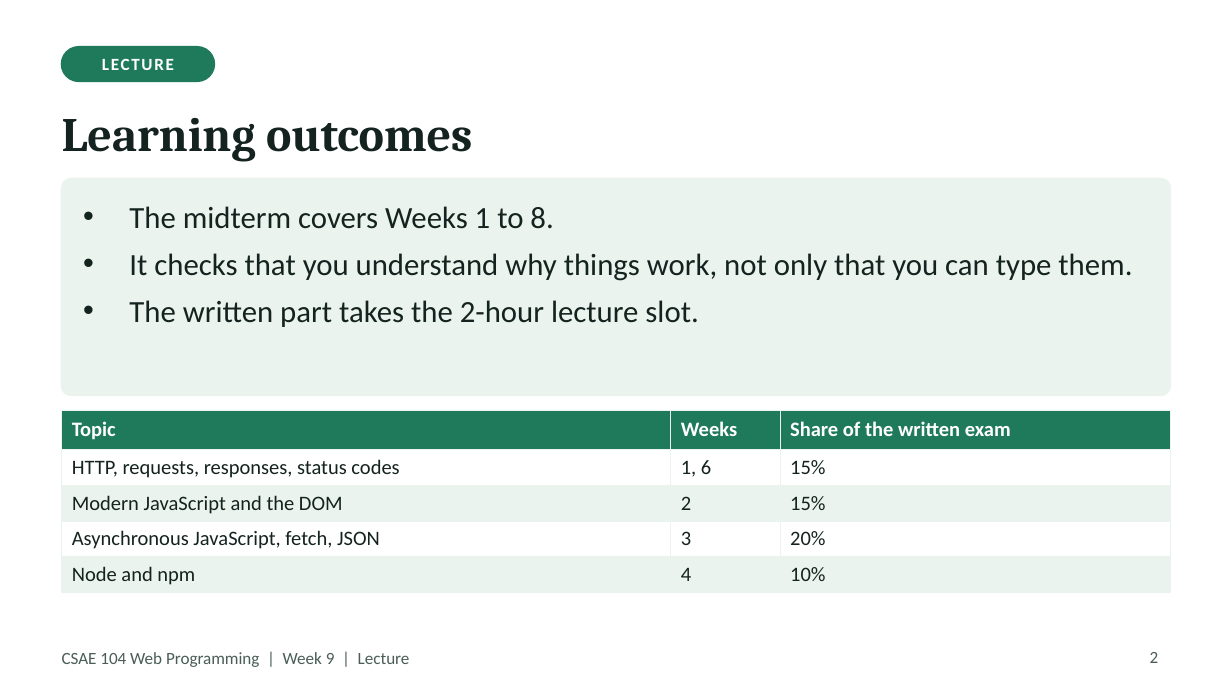
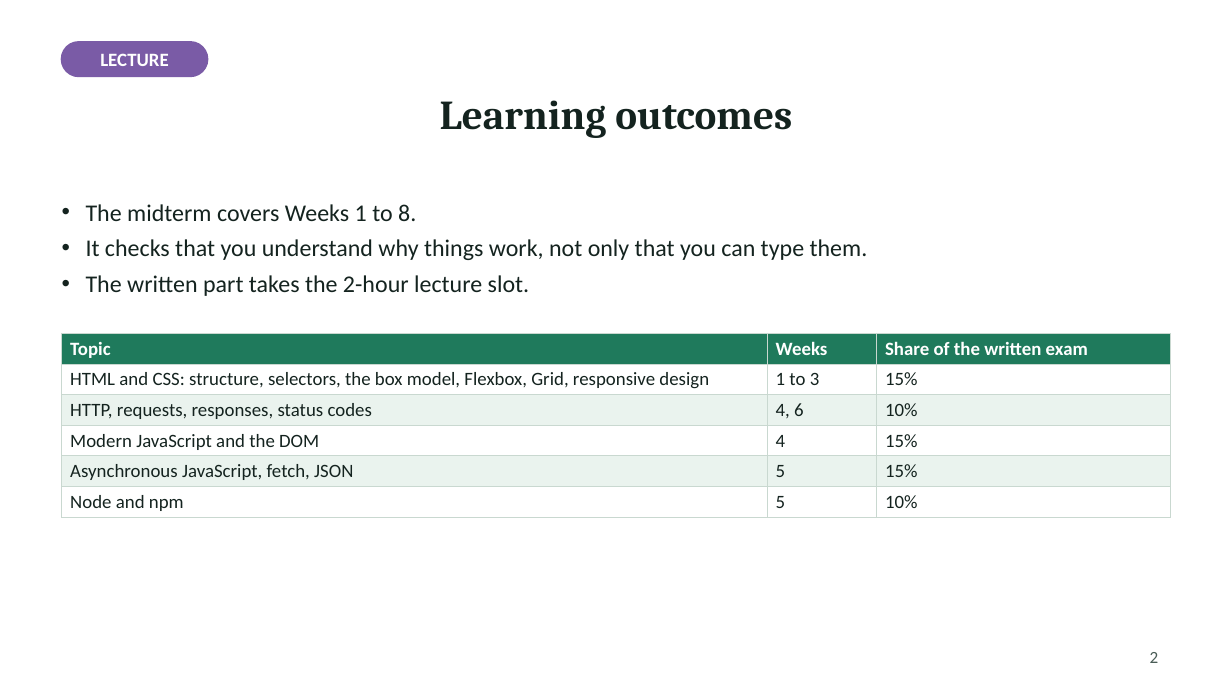
Before and after one commit to Haydzz9/sae104-site, a slide deck: slide 2 of downloads/lecture/Week_09_Lecture_Midterm.pptx. Drawn at 1232x693 pixels with LibreOffice and Linux fonts; fonts in the diff are those of the drawing. Boxes give left, top, right and bottom in pixels: in the first picture for what was removed or moved away, otherwise in the second. Text is boxed around its words. In the diff, an @@ line names an element or a change of style, - is before the commit and + after.

```diff
--- a/downloads/lecture/Week_09_Lecture_Midterm.pptx
+++ b/downloads/lecture/Week_09_Lecture_Midterm.pptx
@@ text "LECTURE" at (100,53,168,66): size 10 to 11 pt, letter spacing 1 to 0 pt @@
@@ rounded rectangle: place and size @@
-rounded rectangle at (62,47,214,81)
+rounded rectangle at (62,42,208,76)
@@ rounded rectangle at (62,42,208,76): fill #1F7A5C to #7A5BA6; outline #1F7A5C 1 pt to #7A5BA6 1 pt @@
@@ title "Learning outcomes" at (440,100,792,138): size 28 to 24 pt; alignment left to centre; vertical alignment middle to top @@
@@ rounded rectangle removed at (62,179,1170,395) @@
@@ text "The midterm covers Weeks 1 ...": place and size @@
-text "The midterm covers Weeks 1 ..." at (129,206,1132,327)
+text "The midterm covers Weeks 1 ..." at (86,204,868,296)
@@ text "The midterm covers Weeks 1 ..." at (86,204,868,296): size 18 to 14 pt; indent changed; less space between paragraphs @@
@@ table at (62,334,1172,515) @@
-row 2: HTTP, requests, responses, status codes | 1, 6 | 15%
-row 3: Modern JavaScript and the DOM | 2 | 15%
-row 4: Asynchronous JavaScript, fetch, JSON | 3 | 20%
-row 5: Node and npm | 4 | 10%
+row 2: HTML and CSS: structure, selectors, the box model, Flexbox, Grid, responsive design | 1 to 3 | 15%
+row 3: HTTP, requests, responses, status codes | 4, 6 | 10%
+row 4: Modern JavaScript and the DOM | 4 | 15%
+row 5: Asynchronous JavaScript, fetch, JSON | 5 | 15%
+row 6: Node and npm | 5 | 10%
@@ table: place and size @@
-table at (62,410,1170,589)
+table at (62,334,1172,515)
@@ text removed at (62,652,410,667) @@
-CSAE 104 Web Programming | Week 9 | Lecture
```
Also in this commit, not shown: 12 other slides changed, 1 slide removed, 42 other files.
